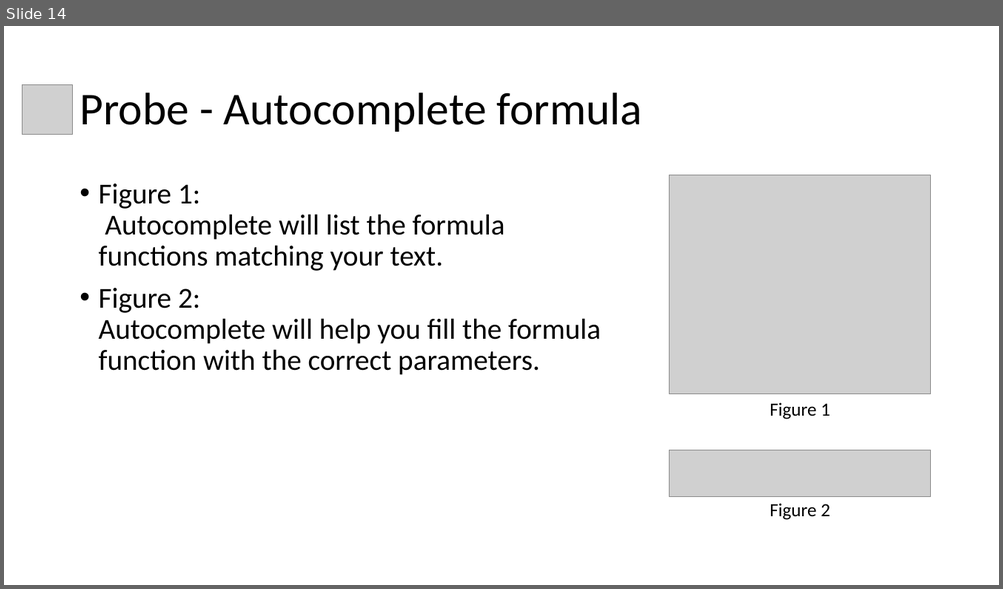
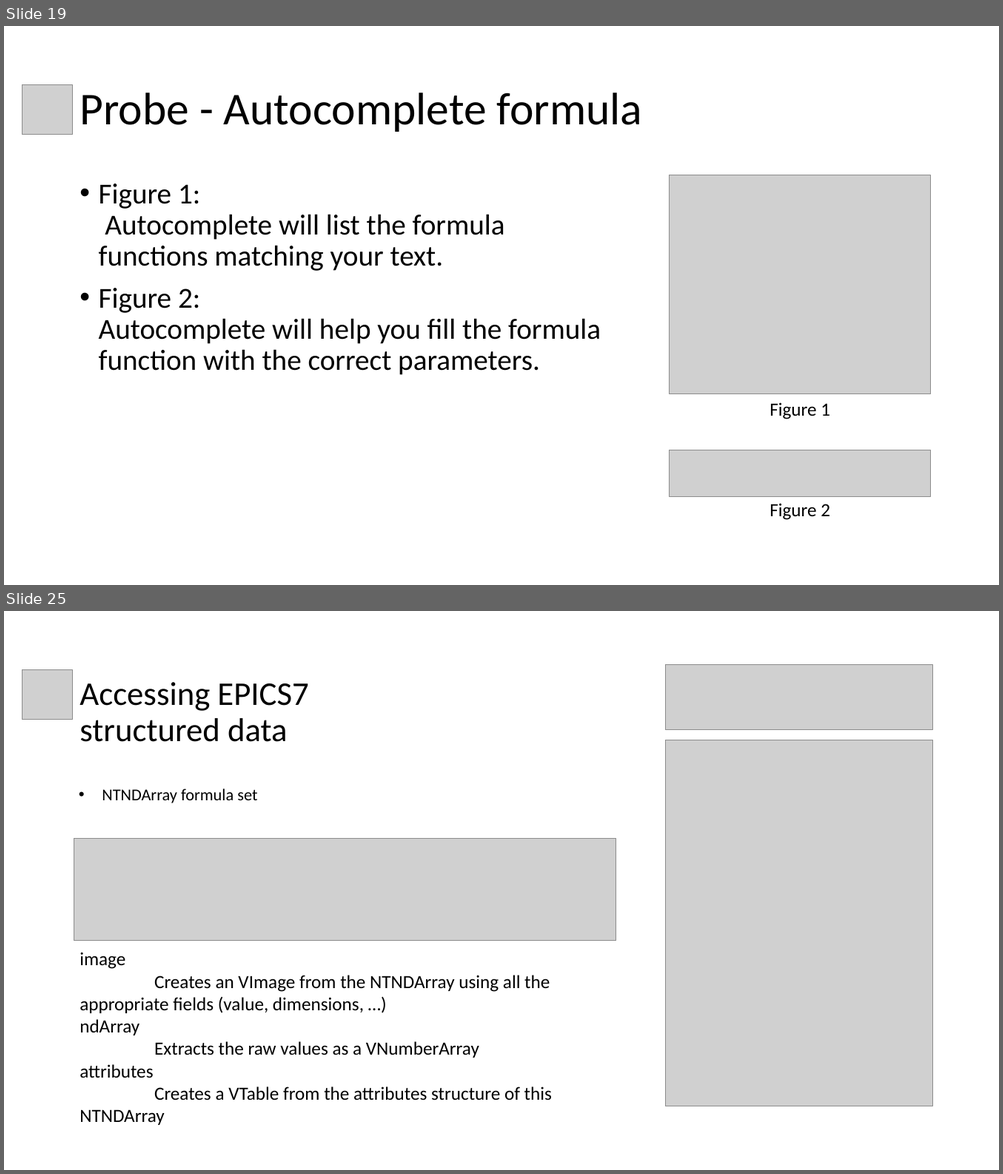
Before and after one commit to shroffk/cs-studio-training, a slide deck: presentations/1 CS-Studio - Probe.pptx. Shown one above the other, each under a label of ours: slide 14 before the commit, slides 19 and 25 after it; the slides between them are not shown. The pictures are 1003x589 and 1003x1174 pixels, drawn with LibreOffice and Linux fonts; fonts in the diff are those of the drawing; grey boxes stand for pictures. Boxes give left, top, right and bottom in pixels: in the first picture for what was removed or moved away, otherwise in the second. Text is boxed around its words. In the diff, an @@ line names an element or a change of style, - is before the commit and + after.

```diff
--- a/presentations/1 CS-Studio - Probe.pptx
+++ b/presentations/1 CS-Studio - Probe.pptx
@@ slide 25 added at bbox=[4, 611, 999, 1170], background #FFFFFF @@
@@ picture added at bbox=[22, 670, 72, 720] @@
@@ picture added at bbox=[666, 665, 933, 729] @@
@@ title added at bbox=[79, 682, 308, 742], 32 pt, text #000000 @@
+Accessing EPICS7 structured data
@@ picture added at bbox=[666, 740, 933, 1106] @@
@@ text added at bbox=[102, 789, 257, 803], 16 pt, text #000000 @@
+• NTNDArray formula set
@@ picture added at bbox=[74, 839, 616, 942] @@
@@ text added at bbox=[79, 952, 552, 1125], 18 pt, text #000000 @@
+image
+Creates an VImage from the NTNDArray using all the appropriate fields (value, dimensions, …)
+ndArray
+Extracts the raw values as a VNumberArray
+attributes
+Creates a VTable from the attributes structure of this NTNDArray
@@ what was slide 14 is now slide 19 @@
```
Also in this commit, not shown: 1 slide changed, 10 other slides added, 24 other files.
